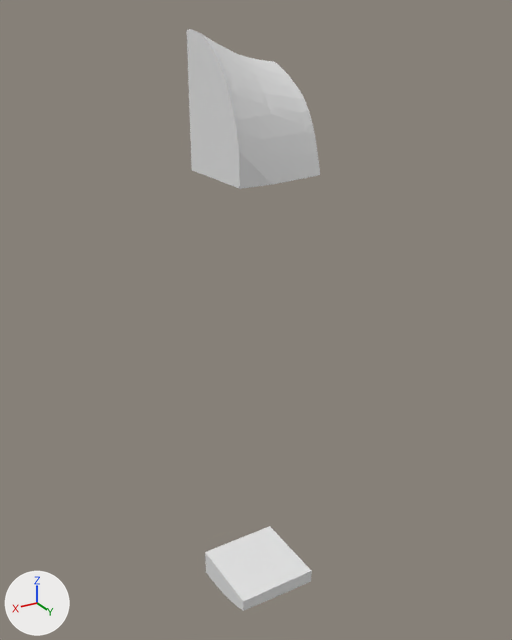
A saved change to the glTF model assets/terrain/surface_pieces/surf_27_2.glb.
One viewpoint serves both versions: a 50 mm lens placed at (46.12, 128.34, -17.62), pointed at (27.21, 96.83, -33.38). The lights are fixed; the arrows at lower left show +X, +Y and +Z. The first picture is the older version. Where no turn or scale is listed for an object, it has been applied to the vertices.

Before the edit, the objects in view are built like this:
```python
me_layer_0 = bpy.data.meshes.new('layer_0')
me_layer_0.from_pydata(...)  # 72 vertices, 140 faces; spans x 25.0..30.0, y 95.0..98.56, z -20.0..-18.23
me_layer_1 = bpy.data.meshes.new('layer_1')
me_layer_1.from_pydata(...)  # 117 vertices, 230 faces; spans x 25.0..30.0, y 95.0..100.0, z -25.0..-20.0
me_layer_7 = bpy.data.meshes.new('layer_7')
me_layer_7.from_pydata(...)  # 80 vertices, 156 faces; spans x 25.0..30.0, y 95.0..100.0, z -51.88..-50.0
ob_layer_0 = bpy.data.objects.new('layer_0', me_layer_0)
ob_layer_0.location = (0.0, 0.0, 0.0)
ob_layer_1 = bpy.data.objects.new('layer_1', me_layer_1)
ob_layer_1.location = (0.0, 0.0, 0.0)
ob_layer_7 = bpy.data.objects.new('layer_7', me_layer_7)
ob_layer_7.location = (0.0, 0.0, 0.0)
```
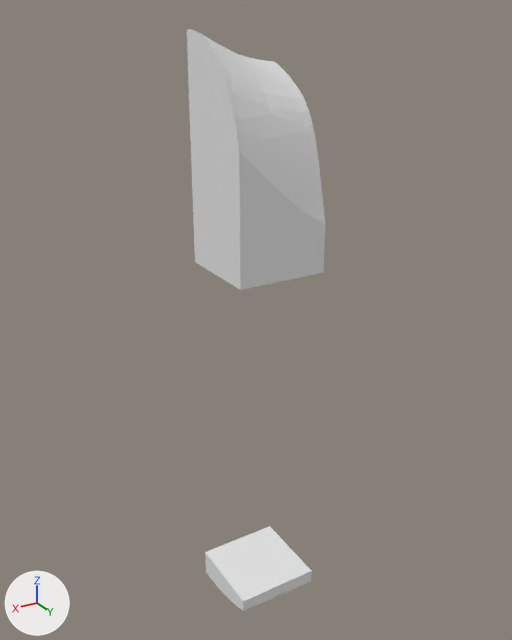
Where the change shows, as pixel boxes [x1, y1, x2, y2] in the pictures (512 x 640 px):
'layer_2', added: after [192, 171, 325, 290]

What changed in the scene script:
```text
Add me_layer_2:
    me_layer_2.from_pydata(...)  # 38 vertices, 72 faces; spans x 25.0..30.0, y 95.0..100.0, z -30.0..-25.0
Add ob_layer_2:
    ob_layer_2 = bpy.data.objects.new('layer_2', me_layer_2)
    ob_layer_2.location = (0.0, 0.0, 0.0)
```
